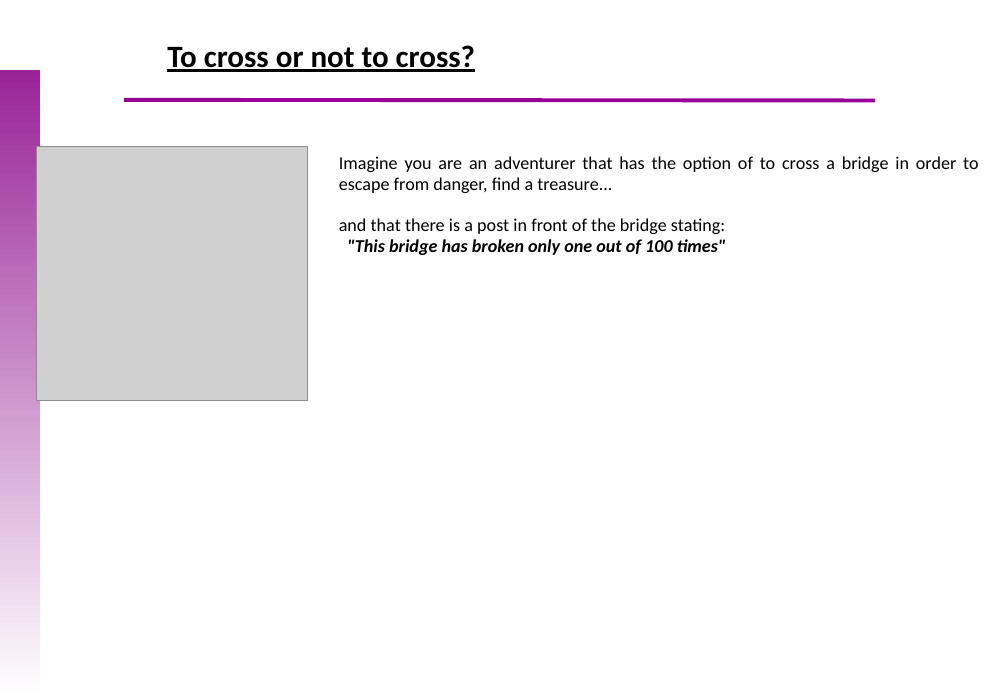
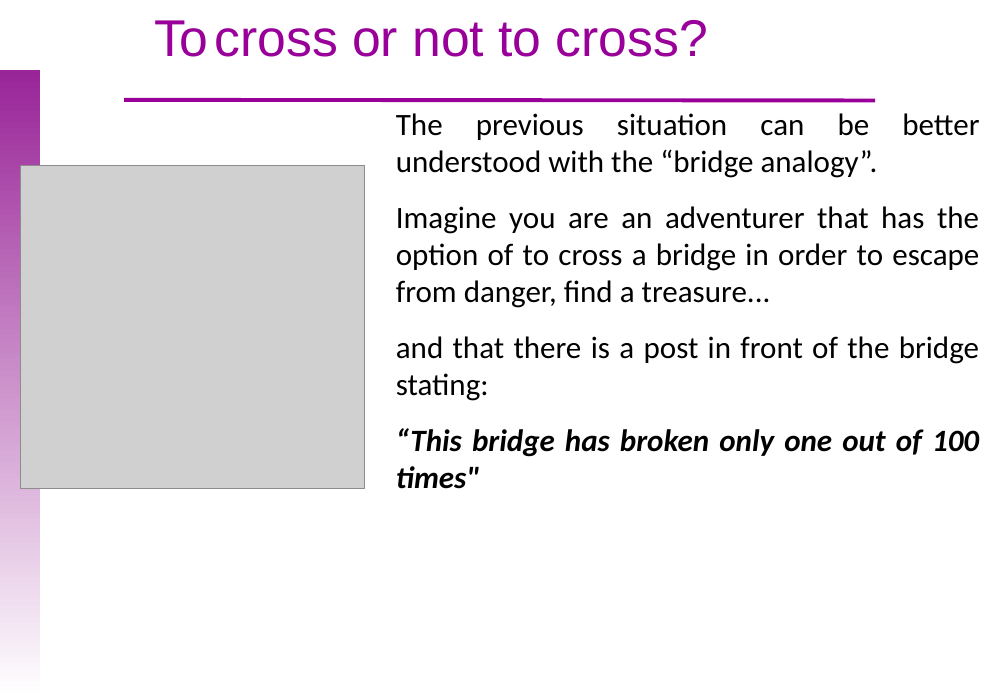
Before and after one commit to uebvhir/Course_Basic_Statistics_2019, a slide deck: slide 34 of Sessio_6/EBB_2018_Session_6_Hypothesis_tests.pptx (slide 35 before the commit). Drawn at 1008x698 pixels with LibreOffice and Linux fonts; fonts in the diff are those of the drawing; grey boxes stand for pictures; background and template pictures are left out. Boxes give left, top, right and bottom in pixels: in the first picture for what was removed or moved away, otherwise in the second. Text is boxed around its words. In the diff, an @@ line names an element or a change of style, - is before the commit and + after.

```diff
--- a/Sessio_6/EBB_2018_Session_6_Hypothesis_tests.pptx
+++ b/Sessio_6/EBB_2018_Session_6_Hypothesis_tests.pptx
@@ text "To cross or not to ..." moved from (x1=167, y1=45, x2=475, y2=72) to (x1=154, y1=20, x2=708, y2=57) @@
@@ text "To cross or not to ..." at (x1=154, y1=20, x2=708, y2=57): size 24 to 40 pt, font Calibri to Arial, text colour #000000 to #990099, bold off, underline off @@
@@ text "The previous situation can be ..." moved from (x1=339, y1=156, x2=978, y2=255) to (x1=396, y1=113, x2=979, y2=489) @@
@@ text at (x1=396, y1=113, x2=979, y2=178): paragraph added @@
+The previous situation can be better understood with the “bridge analogy”.
@@ picture resized from (x1=36, y1=146, x2=307, y2=400) to (x1=20, y1=166, x2=365, y2=488) @@
@@ text at (x1=396, y1=206, x2=979, y2=308): size 14 to 24 pt in "Imagine you are an adventurer that has ..." @@
@@ text at (x1=396, y1=336, x2=979, y2=489): text changed; size 14 to 24 pt @@
-and that there is a post in front of the bridge stating: "This bridge has broken only one out of 100 times"
+and that there is a post in front of the bridge stating:
+“This bridge has broken only one out of 100 times"
```
Also in this commit, not shown: 4 other slides changed, 8 slides added, 2 slides removed, 15 other files.
